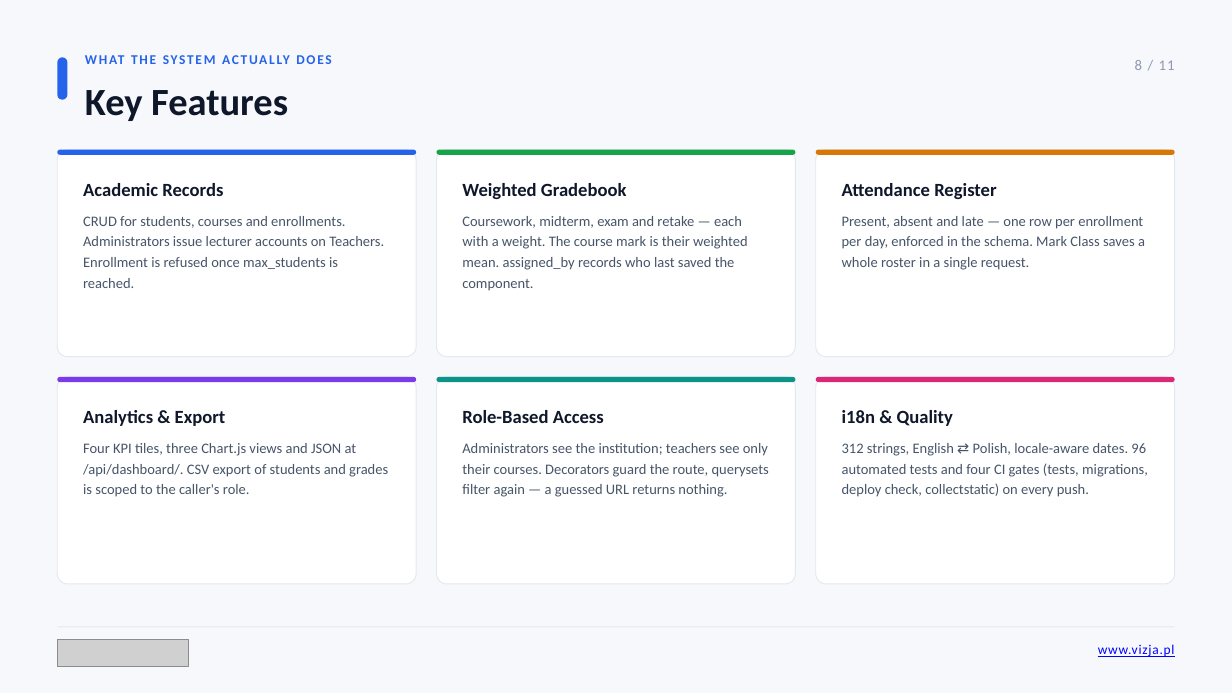
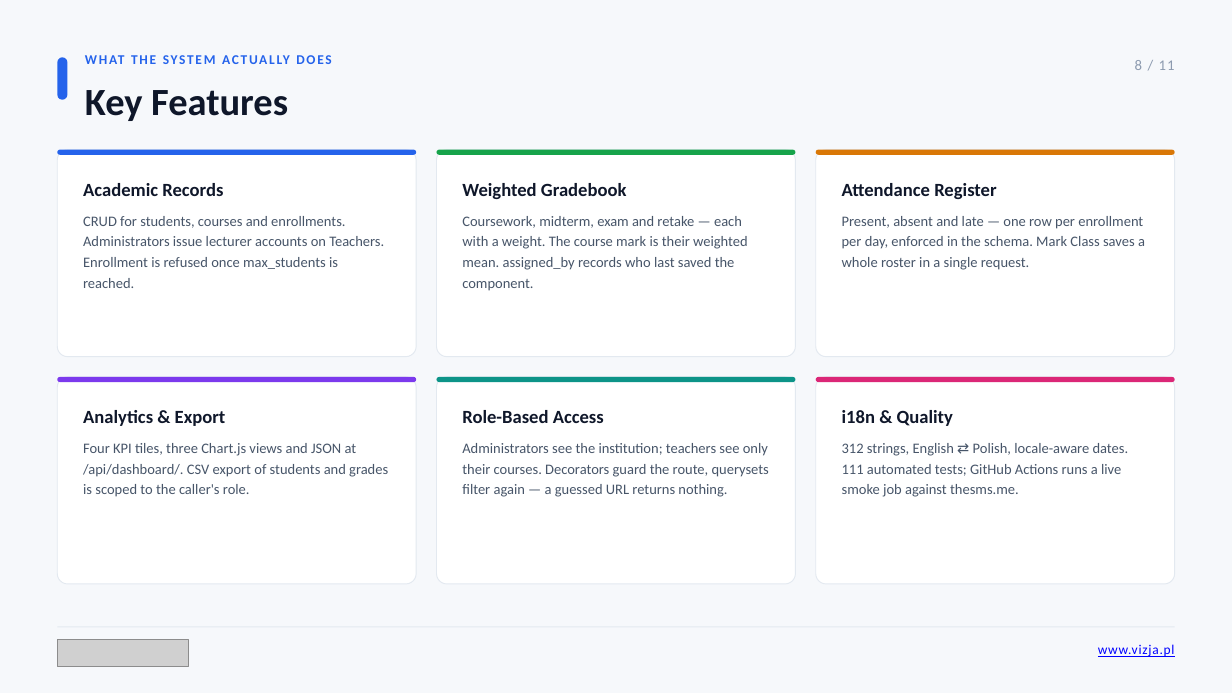
Before and after one commit to maksym671/Diploma-Project-SMS-Management-System, a slide deck: slide 8 of Maksym_Shpak_Diploma_Presentation.pptx. Drawn at 1232x693 pixels with LibreOffice and Linux fonts; fonts in the diff are those of the drawing; grey boxes stand for pictures. Boxes give left, top, right and bottom in pixels: in the first picture for what was removed or moved away, otherwise in the second. Text is boxed around its words. In the diff, an @@ line names an element or a change of style, - is before the commit and + after.

Commit message:
Point the defence tiles at the live dashboard KPIs.

```diff
--- a/Maksym_Shpak_Diploma_Presentation.pptx
+++ b/Maksym_Shpak_Diploma_Presentation.pptx
@@ text at [842,443,1129,497]: text changed @@
-312 strings, English ⇄ Polish, locale-aware dates. 96 automated tests and four CI gates (tests, migrations, deploy check, collectstatic) on every push.
+312 strings, English ⇄ Polish, locale-aware dates. 111 automated tests; GitHub Actions runs a live smoke job against thesms.me.
```
Also in this commit, not shown: 3 other slides changed, 1 other file.
